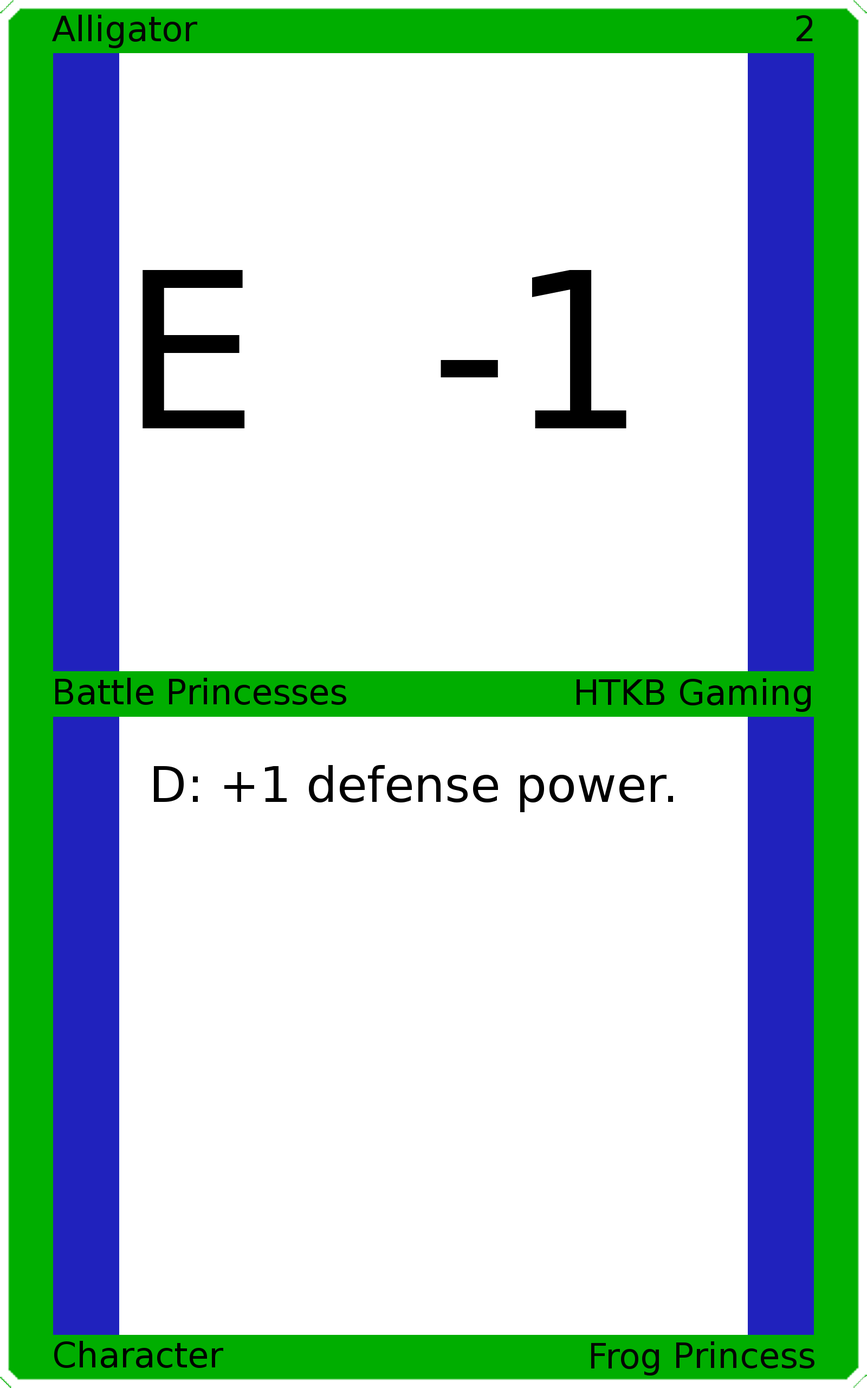
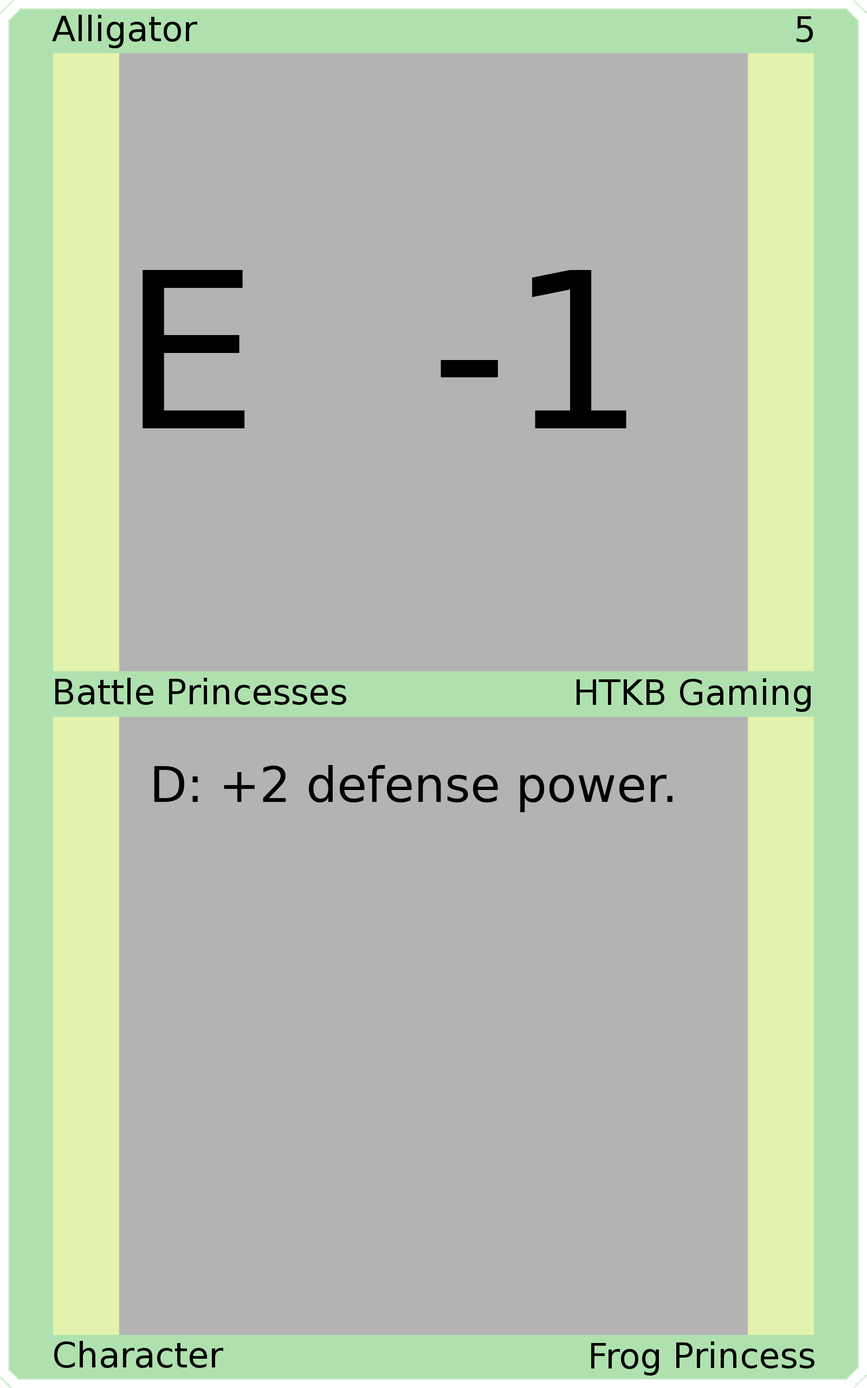
The second 867 x 1388 image is a revision of the first. Changes to its layers:
painted on "Upper Right" over [796, 15, 814, 43]
painted on "Card Text" over [153, 764, 674, 812]
painted on "Border" over [0, 0, 867, 1388]
painted on "Top Background" over [119, 52, 748, 673]
painted on "Bottom Background" over [119, 715, 748, 1336]
painted on "Background" over [35, 35, 832, 1352]
